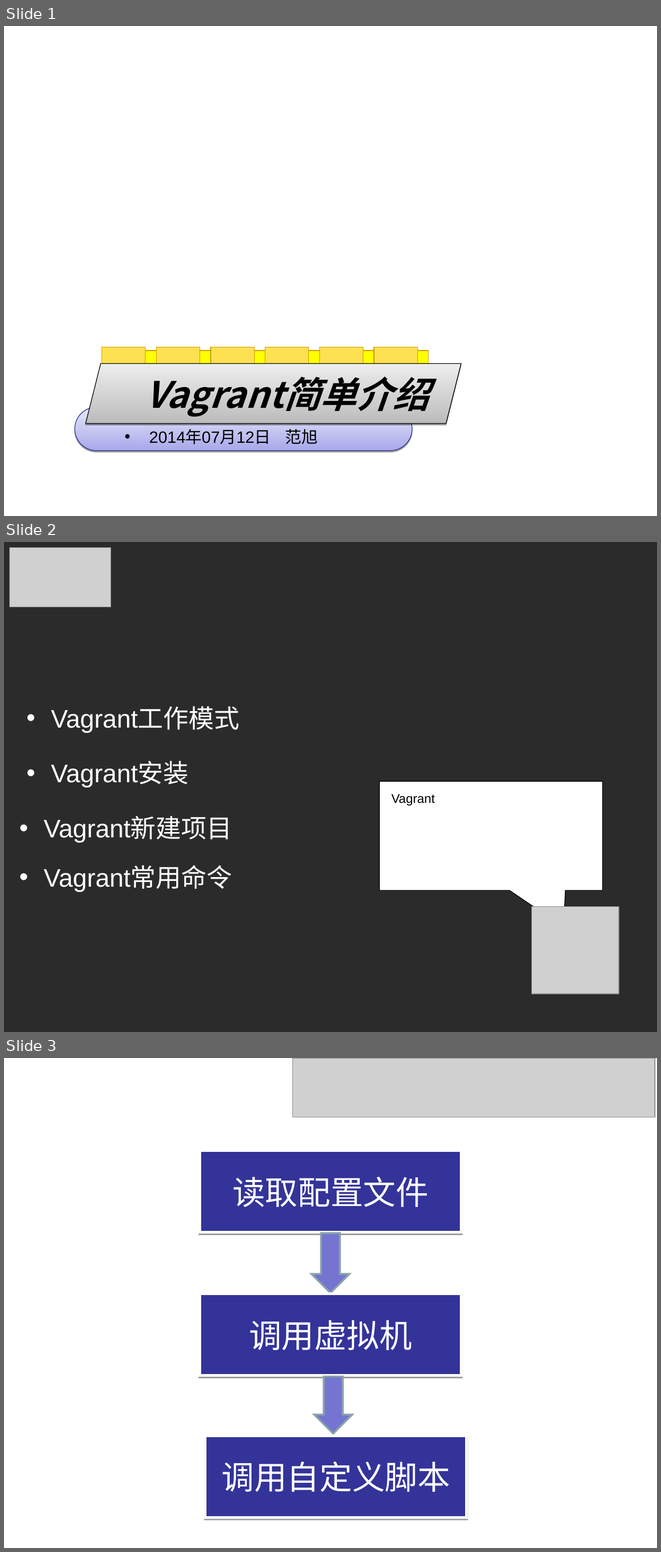
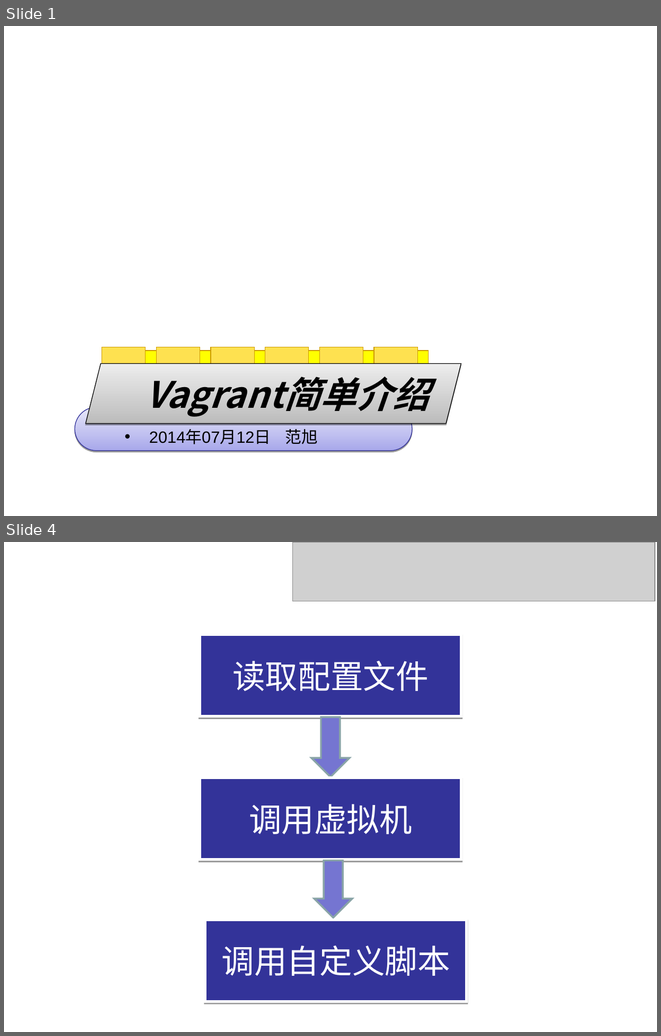
Before and after one commit to VanJames/work, a slide deck: document/Vagrant.ppt. Shown one above the other, each under a label of ours: slides 1, 2 and 3 before the commit, slides 1 and 4 after it; the slides between them are not shown. The pictures are 661x1552 and 661x1036 pixels, drawn with LibreOffice and Linux fonts; fonts in the diff are those of the drawing; grey boxes stand for pictures; background and template pictures are left out; a plain dark background stands for a picture behind light text. Boxes give left, top, right and bottom in pixels: in the first picture for what was removed or moved away, otherwise in the second. Text is boxed around its words. In the diff, an @@ line names an element or a change of style, - is before the commit and + after.

```diff
--- a/document/Vagrant.ppt
+++ b/document/Vagrant.ppt
@@ slide 2 removed at box(4, 542, 657, 1032), background picture (left out) @@
@@ picture removed at box(10, 548, 111, 607) @@
@@ text removed at box(51, 707, 239, 732) @@
-• Vagrant工作模式
@@ text removed at box(51, 762, 189, 787) @@
-• Vagrant安装
@@ speech box removed at box(379, 781, 603, 890) @@
@@ text removed at box(391, 794, 435, 805) @@
-Vagrant
@@ text removed at box(44, 818, 232, 843) @@
-• Vagrant新建项目
@@ text removed at box(44, 866, 232, 891) @@
-• Vagrant常用命令
@@ picture removed at box(531, 906, 618, 993) @@
@@ what was slide 3 is now slide 4 @@
```
Also in this commit, not shown: 4 slides added, 1 other slide removed.
